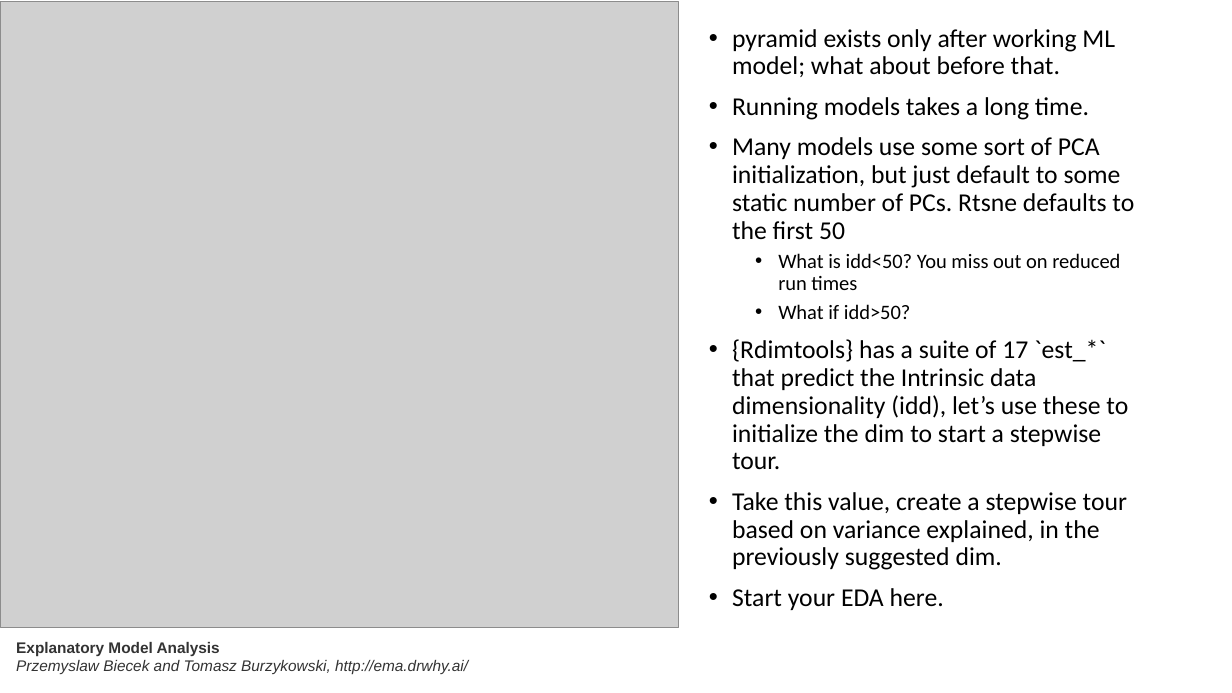
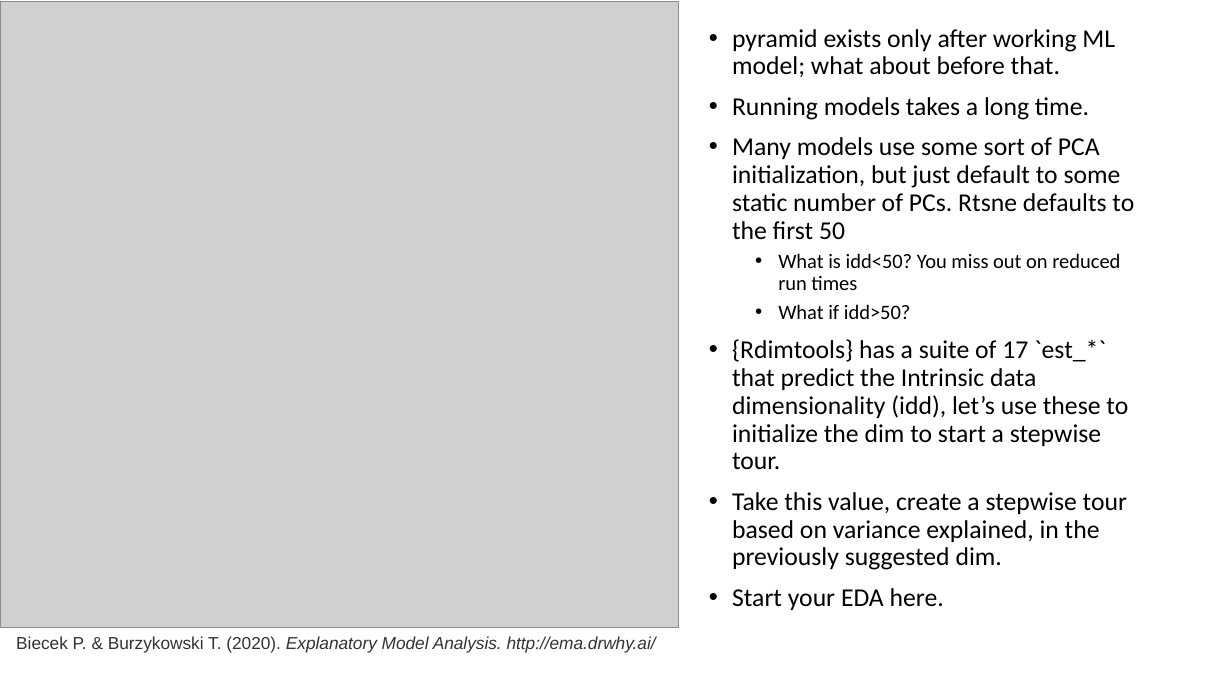
Before and after one commit to nspyrison/ML_EDA, a slide deck: slide 3 of zDesignDrafts/Sketch for stepwise tour.pptx (slide 2 before the commit). Drawn at 1232x693 pixels with LibreOffice and Linux fonts; fonts in the diff are those of the drawing; grey boxes stand for pictures. Boxes give left, top, right and bottom in pixels: in the first picture for what was removed or moved away, otherwise in the second. Text is boxed around its words. In the diff, an @@ line names an element or a change of style, - is before the commit and + after.

```diff
--- a/zDesignDrafts/Sketch for stepwise tour.pptx
+++ b/zDesignDrafts/Sketch for stepwise tour.pptx
@@ text at [16, 636, 656, 653]: text changed; size 12 to 13.5 pt @@
-Explanatory Model Analysis
-Przemyslaw Biecek and Tomasz Burzykowski, http://ema.drwhy.ai/
+Biecek P. & Burzykowski T. (2020). Explanatory Model Analysis. http://ema.drwhy.ai/
```
Also in this commit, not shown: 4 slides added, 8 other files.
